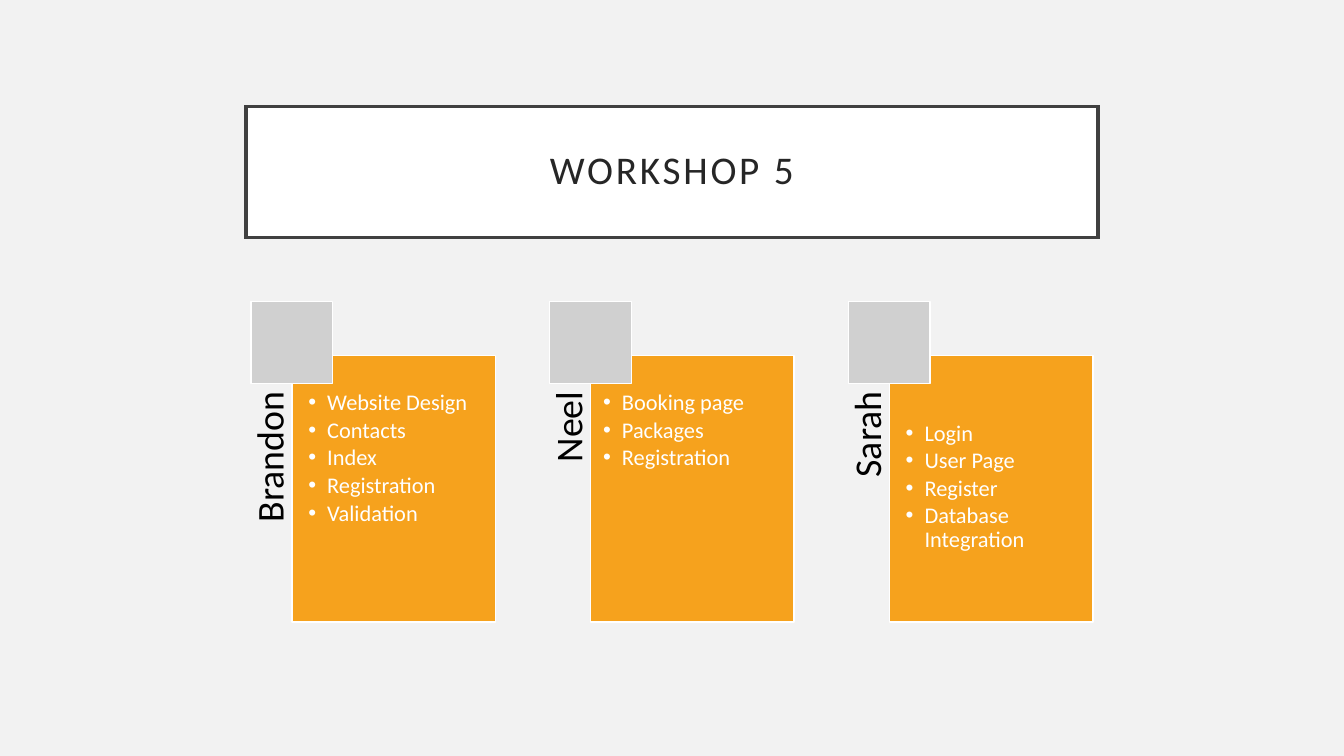
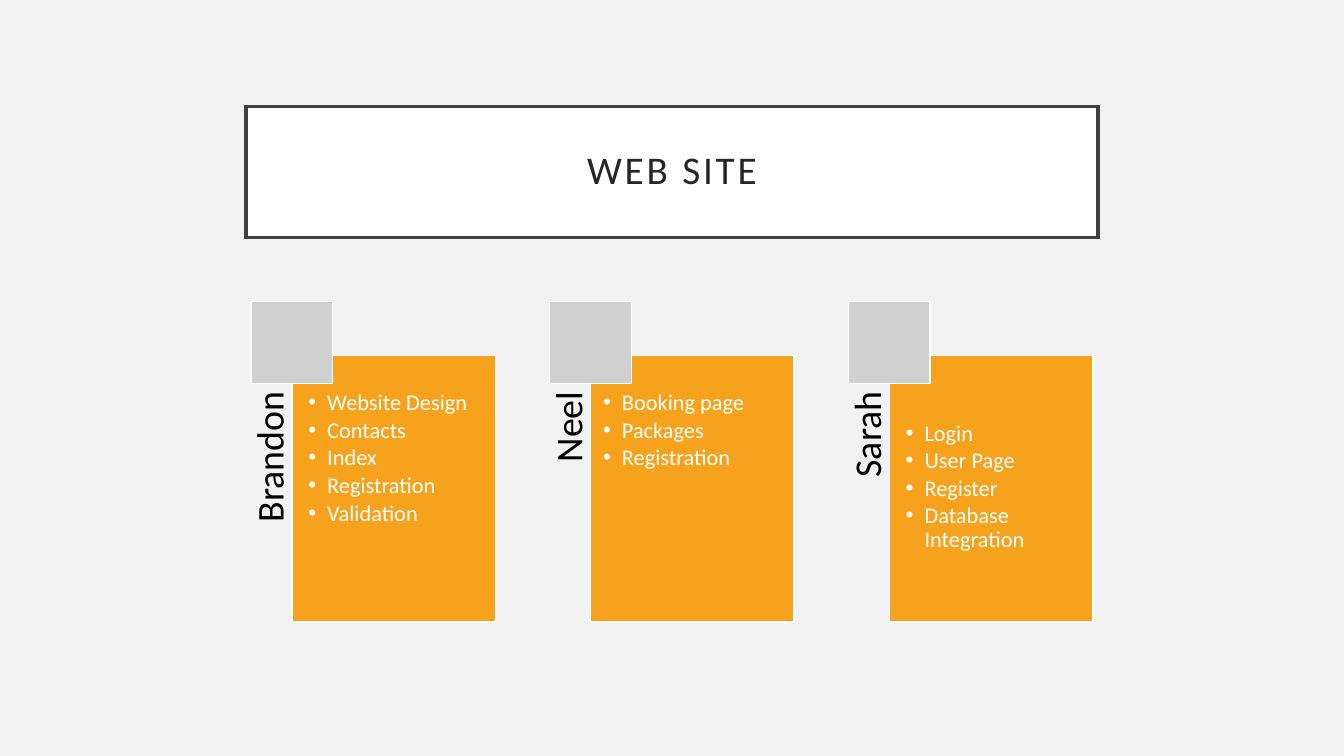
Before and after one commit to Sarah-Hanson/ThreadedProject-Workshop5, a slide deck: slide 5 of Presentation.pptx. Drawn at 1344x756 pixels with LibreOffice and Linux fonts; fonts in the diff are those of the drawing; grey boxes stand for pictures. Boxes give left, top, right and bottom in pixels: in the first picture for what was removed or moved away, otherwise in the second. Text is boxed around its words. In the diff, an @@ line names an element or a change of style, - is before the commit and + after.

```diff
--- a/Presentation.pptx
+++ b/Presentation.pptx
@@ title at (587,158,756,185): text changed @@
-WORKSHOP 5
+WEB SITE
```
Also in this commit, not shown: 1 other slide changed, 1 other file.
